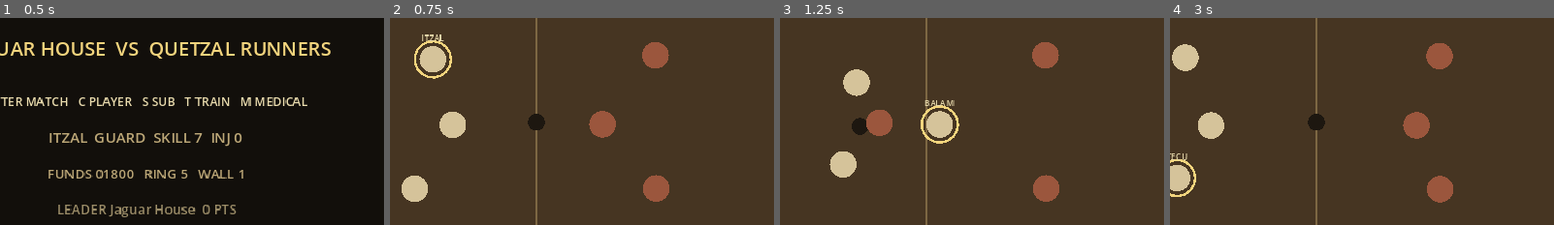
Above: before the commit, frames 1-4 (left to right).
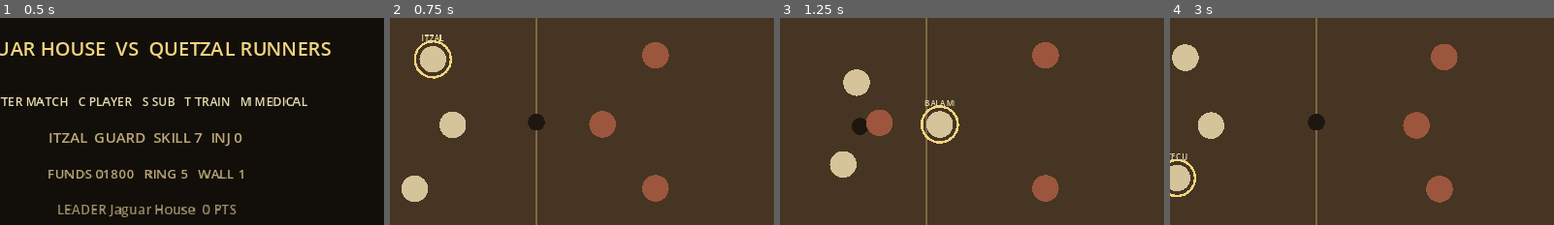
Above: after the commit, the same moments.

Repository: EVAVO-STUDIO/godot-462-obsidian-ring
Game: Godot game, scene res://scenes/main.tscn
Same seed, same stepped clock (60 frames per second), same inputs: the game is played once before the commit and once after it.
Inputs (mouse positions are % of the whole screen's width and height, from its top left):
- Up to frame 1 (0.5 s): no input
- Up to frame 2 (0.75 s): tap Enter (confirm) at 0.5, 0.6 s; move the mouse to (72, 46) at 0.52 s; hold D (move_right) from 0.53 s (still down)
- Up to frame 3 (1.25 s): keep holding D (move_right); tap C (manage_next) at 0.8 s
- Up to frame 4 (3 s): move the mouse to (30, 57) at 1.27 s; release D (move_right) at 1.28 s; hold S (move_down) 1.28-2.03 s; tap C (manage_next) at 1.35 s; tap M (medical) at 1.55, 2.1 s; move the mouse to (60, 28) at 2.02 s; hold D (move_right) 2.03-2.78 s; tap Space (pass_ball) at 2.3, 2.85 s; move the mouse to (45, 72) at 2.77 s; hold W (move_up) from 2.78 s (still down)
The pictures show only the part of the screen within x 31-81%, y 28-78%; the shares and areas given below are measured in that part.

Frame 1 is identical in both runs. In frame 2, less than 0.1% of the frame differs, in the area x 65-73%, y 11-89%; in frame 3, less than 0.1%; in frame 4, 0.4%, in the area x 66-75%, y 12-90%.

Commit message:
feat: improve lineup balance and roster management rules

Diff:
--- a/scripts/roster_rules.gd
+++ b/scripts/roster_rules.gd
@@ -15,32 +15,63 @@
 			injured.append(player)
 		else:
 			healthy.append(player)
+	healthy.sort_custom(func(a, b): return int(a.get("skill", 1)) > int(b.get("skill", 1)))
+	injured.sort_custom(func(a, b): return int(a.get("injury_matches", 0)) < int(b.get("injury_matches", 0)))
 	return healthy + injured
 
 static func active_three(roster: Dictionary) -> Array:
-	var players := ordered_players(roster)
-	return players.slice(0, mini(3, players.size()))
+	var ordered := ordered_players(roster)
+	var active: Array = []
+	var used_ids: Dictionary = {}
+	for preferred_role in ["guard", "striker", "runner"]:
+		for player in ordered:
+			if active.size() >= 3:
+				break
+			var player_id := str(player.get("id", ""))
+			if used_ids.has(player_id):
+				continue
+			if str(player.get("role", "")) == preferred_role and int(player.get("injury_matches", 0)) <= 0:
+				active.append(player)
+				used_ids[player_id] = true
+				break
+	for player in ordered:
+		if active.size() >= 3:
+			break
+		var player_id := str(player.get("id", ""))
+		if not used_ids.has(player_id):
+			active.append(player)
+			used_ids[player_id] = true
+	return active
 
 static func bench(roster: Dictionary) -> Array:
-	var players := ordered_players(roster)
-	if players.size() <= 3:
-		return []
-	return players.slice(3, players.size())
+	var active := active_three(roster)
+	var active_ids: Dictionary = {}
+	for player in active:
+		active_ids[str(player.get("id", ""))] = true
+	var result: Array = []
+	for player in ordered_players(roster):
+		if not active_ids.has(str(player.get("id", ""))):
+			result.append(player)
+	return result
 
 static func substitute(active: Array, bench_players: Array, active_index: int, bench_index: int) -> Dictionary:
 	if active_index < 0 or active_index >= active.size() or bench_index < 0 or bench_index >= bench_players.size():
-		return {"changed":false,"active":active,"bench":bench_players}
+		return {"changed":false,"active":active,"bench":bench_players,"reason":"INVALID_SELECTION"}
+	if int(bench_players[bench_index].get("injury_matches", 0)) > 0:
+		return {"changed":false,"active":active,"bench":bench_players,"reason":"PLAYER_INJURED"}
 	var next_active := active.duplicate(true)
 	var next_bench := bench_players.duplicate(true)
 	var outgoing = next_active[active_index]
 	next_active[active_index] = next_bench[bench_index]
 	next_bench[bench_index] = outgoing
-	return {"changed":true,"active":next_active,"bench":next_bench}
+	return {"changed":true,"active":next_active,"bench":next_bench,"reason":"SUBSTITUTED"}
 
 static func training_cost(base_cost: int, skill: int) -> int:
 	return maxi(0, base_cost + maxi(0, skill - 5) * 55)
 
 static func train_player(player: Dictionary, funds: int, base_cost: int) -> Dictionary:
+	if int(player.get("injury_matches", 0)) > 0:
+		return {"changed":false,"player":player,"funds":funds,"reason":"PLAYER_INJURED"}
 	var skill := int(player.get("skill", 1))
 	if skill >= 10:
 		return {"changed":false,"player":player,"funds":funds,"reason":"MAX_SKILL"}
@@ -49,7 +80,7 @@
 		return {"changed":false,"player":player,"funds":funds,"reason":"INSUFFICIENT_FUNDS"}
 	var next := player.duplicate(true)
 	next["skill"] = skill + 1
-	return {"changed":true,"player":next,"funds":funds - cost,"reason":"TRAINED"}
+	return {"changed":true,"player":next,"funds":funds - cost,"reason":"TRAINED","cost":cost}
 
 static func medical_cost(base_cost: int, injury_matches: int) -> int:
 	return maxi(0, base_cost + maxi(0, injury_matches - 1) * 80)
@@ -63,9 +94,18 @@
 		return {"changed":false,"player":player,"funds":funds,"reason":"INSUFFICIENT_FUNDS"}
 	var next := player.duplicate(true)
 	next["injury_matches"] = maxi(0, injury_matches - 1)
-	return {"changed":true,"player":next,"funds":funds - cost,"reason":"TREATED"}
+	return {"changed":true,"player":next,"funds":funds - cost,"reason":"TREATED","cost":cost}
 
 static func recover_between_matches(player: Dictionary) -> Dictionary:
 	var next := player.duplicate(true)
 	next["injury_matches"] = maxi(0, int(next.get("injury_matches", 0)) - 1)
 	return next
+
+static func squad_strength(roster: Dictionary) -> float:
+	var players := active_three(roster)
+	if players.is_empty():
+		return 0.0
+	var total := 0.0
+	for player in players:
+		total += float(player.get("skill", 1))
+	return total / float(players.size())
